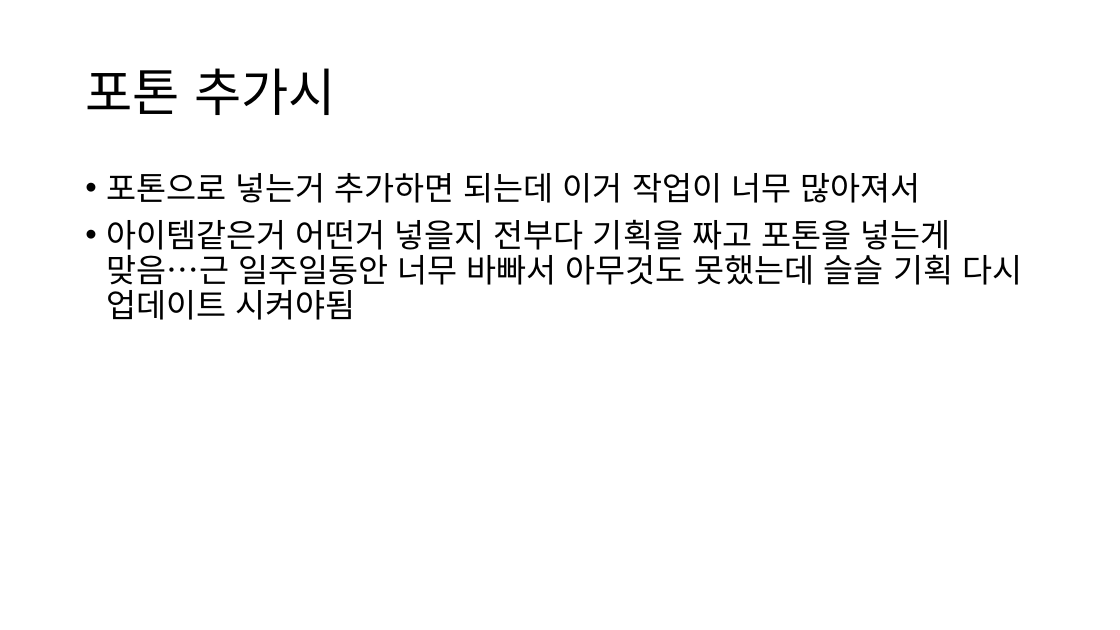
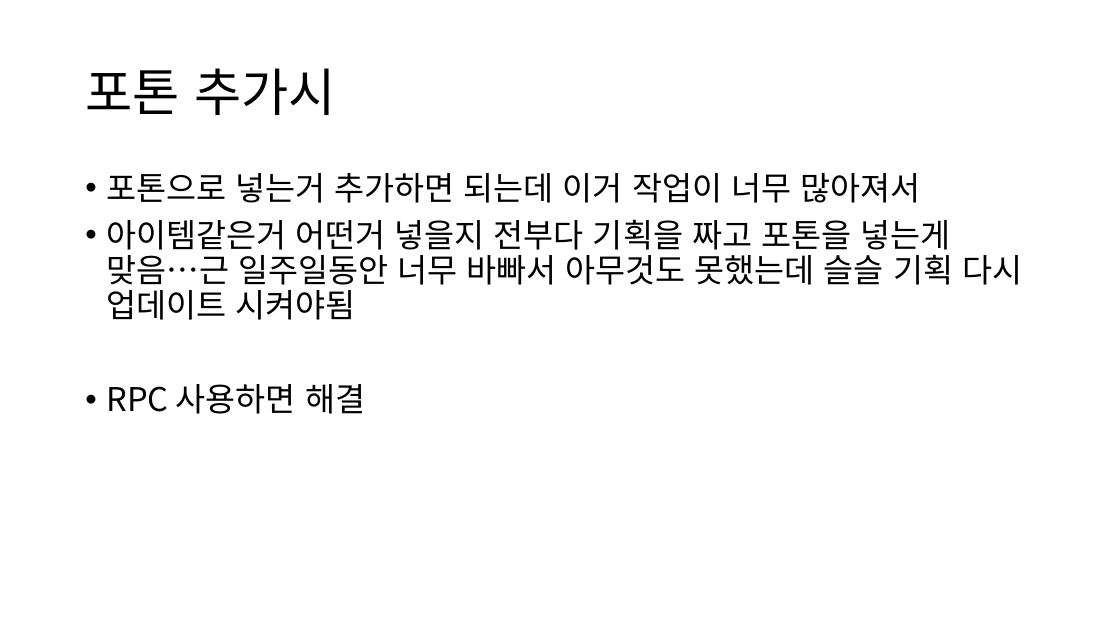
Before and after one commit to ksy642/MyPrototype, a slide deck: slide 2 of Documents/기획서/기획서.pptx. Drawn at 1120x630 pixels with LibreOffice and Linux fonts; fonts in the diff are those of the drawing. Boxes give left, top, right and bottom in pixels: in the first picture for what was removed or moved away, otherwise in the second. Text is boxed around its words. In the diff, an @@ line names an element or a change of style, - is before the commit and + after.

Commit message:
Photon쓸꺼면 RPC 사용하도록

```diff
--- a/Documents/기획서/기획서.pptx
+++ b/Documents/기획서/기획서.pptx
@@ text at [106,384,365,414]: paragraph added @@
+• RPC 사용하면 해결
```
